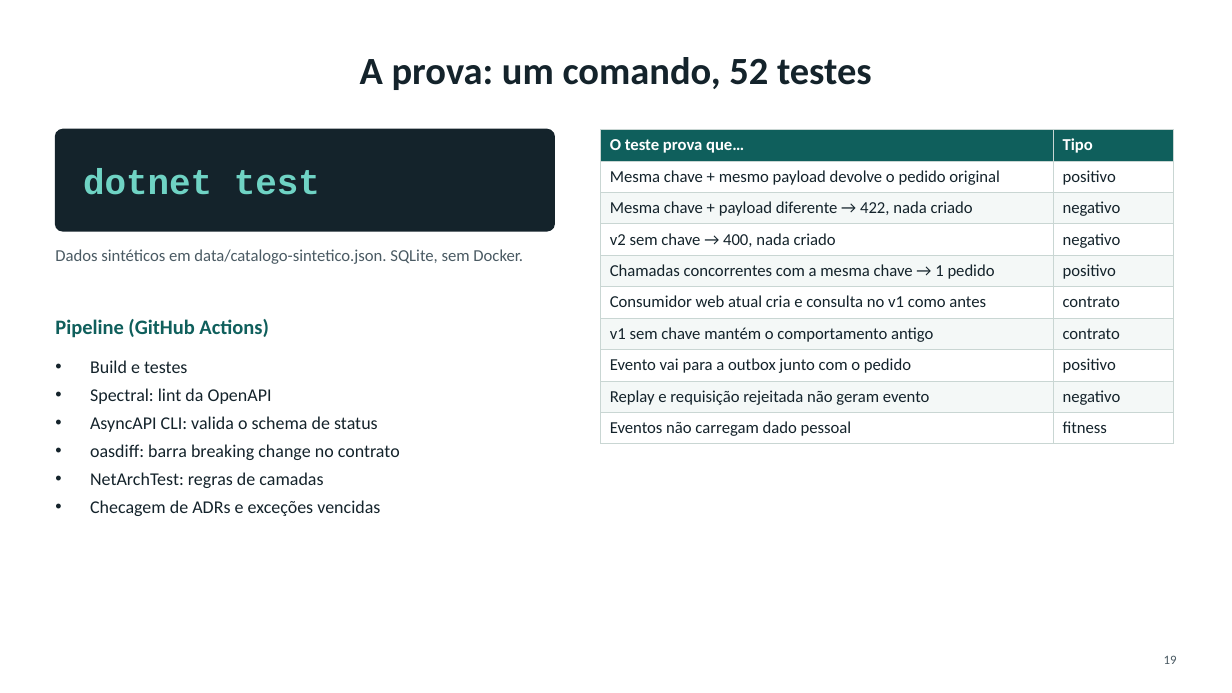
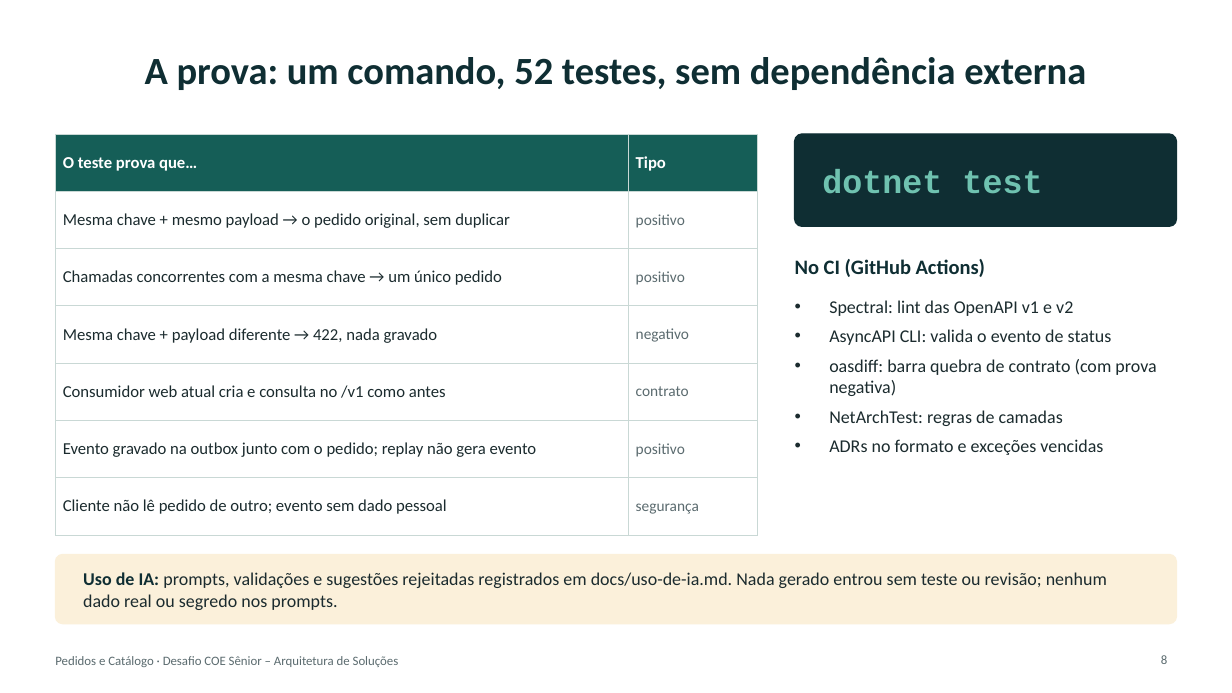
Before and after one commit to Derkoski/pedidos-catalogo, a slide deck: slide 8 of entregaveis/apresentacao.pptx (slide 19 before the commit). Drawn at 1232x693 pixels with LibreOffice and Linux fonts; fonts in the diff are those of the drawing. Boxes give left, top, right and bottom in pixels: in the first picture for what was removed or moved away, otherwise in the second. Text is boxed around its words. In the diff, an @@ line names an element or a change of style, - is before the commit and + after.

Commit message:
Estimativa com infraestrutura e apresentação curta
- Doc 10 e resumo executivo: infraestrutura em ordem de grandeza (preço de
  lista, premissas explícitas) no lugar de "a cotar"
- Salários declarados como estimativa do candidato por cargo; custo real
  depende dos dados da empresa
- Apresentação reduzida para 10 slides; documentação completa em PDF sai do
  repositório (gerada só com FULL=1)
- Uso de IA: registro da fase 8

```diff
--- a/entregaveis/apresentacao.pptx
+++ b/entregaveis/apresentacao.pptx
@@ title at [145,57,1086,90]: text changed; text colour #14232B to #0F2E33 @@
-A prova: um comando, 52 testes
+A prova: um comando, 52 testes, sem dependência externa
@@ table at [55,134,758,518] @@
-row 2: Mesma chave + mesmo payload devolve o pedido original | positivo
-row 3: Mesma chave + payload diferente → 422, nada criado | negativo
-row 4: v2 sem chave → 400, nada criado | negativo
-row 5: Chamadas concorrentes com a mesma chave → 1 pedido | positivo
-row 6: Consumidor web atual cria e consulta no v1 como antes | contrato
-row 7: v1 sem chave mantém o comportamento antigo | contrato
-row 8: Evento vai para a outbox junto com o pedido | positivo
-row 9: Replay e requisição rejeitada não geram evento | negativo
-row 10: Eventos não carregam dado pessoal | fitness
+row 2: Mesma chave + mesmo payload → o pedido original, sem duplicar | positivo
+row 3: Chamadas concorrentes com a mesma chave → um único pedido | positivo
+row 4: Mesma chave + payload diferente → 422, nada gravado | negativo
+row 5: Consumidor web atual cria e consulta no /v1 como antes | contrato
+row 6: Evento gravado na outbox junto com o pedido; replay não gera evento | positivo
+row 7: Cliente não lê pedido de outro; evento sem dado pessoal | segurança
@@ table: place and size @@
-table at [601,129,1174,440]
+table at [55,134,758,518]
@@ rounded rectangle removed at [55,129,555,231] @@
@@ rounded rectangle added at [795,134,1177,226], fill #0F2E33, outline #0F2E33 1 pt @@
@@ text "dotnet test": place and size @@
-text "dotnet test" at [83,169,320,195]
+text "dotnet test" at [822,169,1042,194]
@@ text "dotnet test" at [822,169,1042,194]: size 28 to 26 pt, text colour #6FD3C4 to #6FC2B0 @@
@@ text removed at [55,249,523,264] @@
-Dados sintéticos em data/catalogo-sintetico.json. SQLite, sem Docker.
@@ text added at [795,259,985,277], 16 pt, text #0F2E33, bold @@
+No CI (GitHub Actions)
@@ text "Spectral: lint das OpenAPI v1 ...": place and size @@
-text "Spectral: lint das OpenAPI v1 ..." at [90,360,400,516]
+text "Spectral: lint das OpenAPI v1 ..." at [829,300,1156,455]
@@ text removed at [55,319,268,338] @@
-Pipeline (GitHub Actions)
@@ text at [829,300,1156,396]: text changed; text colour #14232B to #1B2B2E @@
-• Build e testes
-• Spectral: lint da OpenAPI
-• AsyncAPI CLI: valida o schema de status
-• oasdiff: barra breaking change no contrato
+• Spectral: lint das OpenAPI v1 e v2
+• AsyncAPI CLI: valida o evento de status
+• oasdiff: barra quebra de contrato (com prova negativa)
@@ text at [829,410,1063,426]: text colour #14232B to #1B2B2E in "NetArchTest: regras de camadas"; more space between paragraphs @@
@@ text at [829,439,1103,455]: text changed; text colour #14232B to #1B2B2E @@
-• Checagem de ADRs e exceções vencidas
+• ADRs no formato e exceções vencidas
@@ rounded rectangle added at [55,555,1177,624], fill #FBF0DA, outline #FBF0DA 1 pt @@
@@ text added at [83,572,1107,610], 14 pt, text #1B2B2E @@
+Uso de IA: prompts, validações e sugestões rejeitadas registrados em docs/uso-de-ia.md. Nada gerado entrou sem teste ou revisão; nenhum dado real ou segredo nos prompts.
@@ text added at [55,656,399,667], 10 pt, text #5B6B6F @@
+Pedidos e Catálogo · Desafio COE Sênior – Arquitetura de Soluções
@@ page number added at [1161,655,1167,664], 10 pt, text #5B6B6F @@
+8
@@ page number removed at [1164,655,1177,664] @@
-19
```
Also in this commit, not shown: 5 other slides changed, 4 slides added, 17 slides removed, 11 other files.
